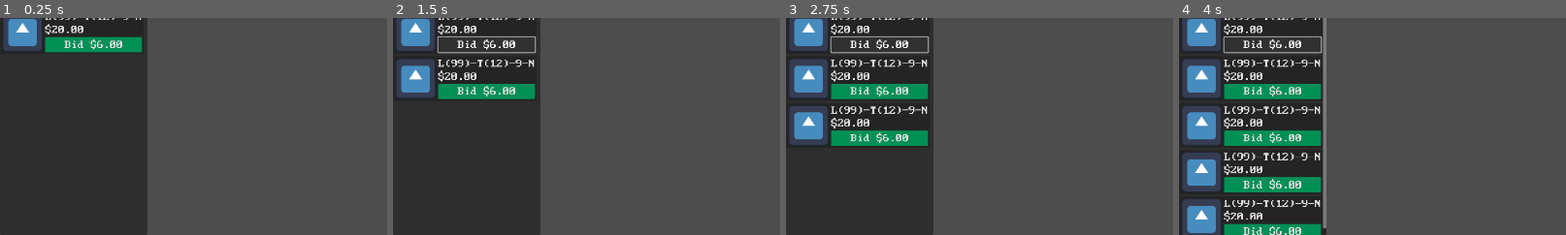
Above: before the commit, frames 1-4 (left to right).
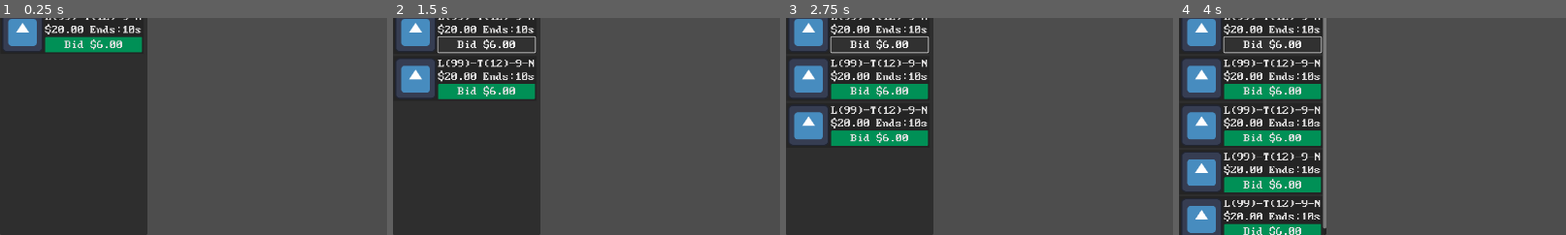
Above: after the commit, the same moments.

Repository: nirefi/fish
Game: Godot game, scene res://scenes/item_list.tscn
The game is run twice, just before and just after one commit, with the same random seed, the same clock (stepped at 60 frames per second) and the same inputs. The engine's default icon, where the game draws it, is replaced by a stand-in: a white triangle on a blue panel in a dark square.
Inputs:
- Up to frame 1 (0.25 s): no input
- Up to frame 2 (1.5 s): click "Bid $6.00" at 0.5 s; click "Bid $6.00" at 1.25 s
- Up to frame 3 (2.75 s): click "Bid $6.00" at 2 s
- Up to frame 4 (4 s): tap Enter at 2.75 s; tap Space at 3.5 s
The pictures show only the part of the screen within x 0-50%, y 2-52%; the shares and areas given below are measured in that part.

The runs differ from the first frame. In frame 1, 0.3% of the frame differs, in the area x 23-37%, y 3-8%; in frame 2, 0.5%; in frame 3, 0.8%; in frame 4, 1.2%, in the area x 23-37%, y 3-93%.

Commit message:
auction timer

Diff:
--- a/scenes/item.tscn
+++ b/scenes/item.tscn
@@ -44,9 +44,23 @@
 text = "L(99)-T(12)-9-N"
 label_settings = ExtResource("2_52xqe")
 
-[node name="PriceLabel" type="Label" parent="ItemMargin/ItemDisplay/ItemInfoPanel"]
+[node name="HBoxContainer" type="HBoxContainer" parent="ItemMargin/ItemDisplay/ItemInfoPanel"]
 layout_mode = 2
+theme_override_constants/separation = 15
+
+[node name="PriceLabel" type="Label" parent="ItemMargin/ItemDisplay/ItemInfoPanel/HBoxContainer"]
+layout_mode = 2
+theme_override_fonts/font = ExtResource("3_i0anf")
+theme_override_font_sizes/font_size = 32
 text = "$20.00"
+label_settings = ExtResource("2_52xqe")
+
+[node name="AuctionTimeLabel" type="Label" parent="ItemMargin/ItemDisplay/ItemInfoPanel/HBoxContainer"]
+layout_mode = 2
+theme_override_colors/font_color = Color(1, 1, 0, 1)
+theme_override_fonts/font = ExtResource("3_i0anf")
+theme_override_font_sizes/font_size = 32
+text = "Ends:10s"
 label_settings = ExtResource("2_52xqe")
 
 [node name="BuyButton" type="Button" parent="ItemMargin/ItemDisplay/ItemInfoPanel"]
@@ -56,3 +70,5 @@
 theme_override_font_sizes/font_size = 32
 theme_override_styles/normal = ExtResource("4_s1c2d")
 text = "Bid $6.00"
+
+[node name="AuctionTimer" type="Timer" parent="."]
